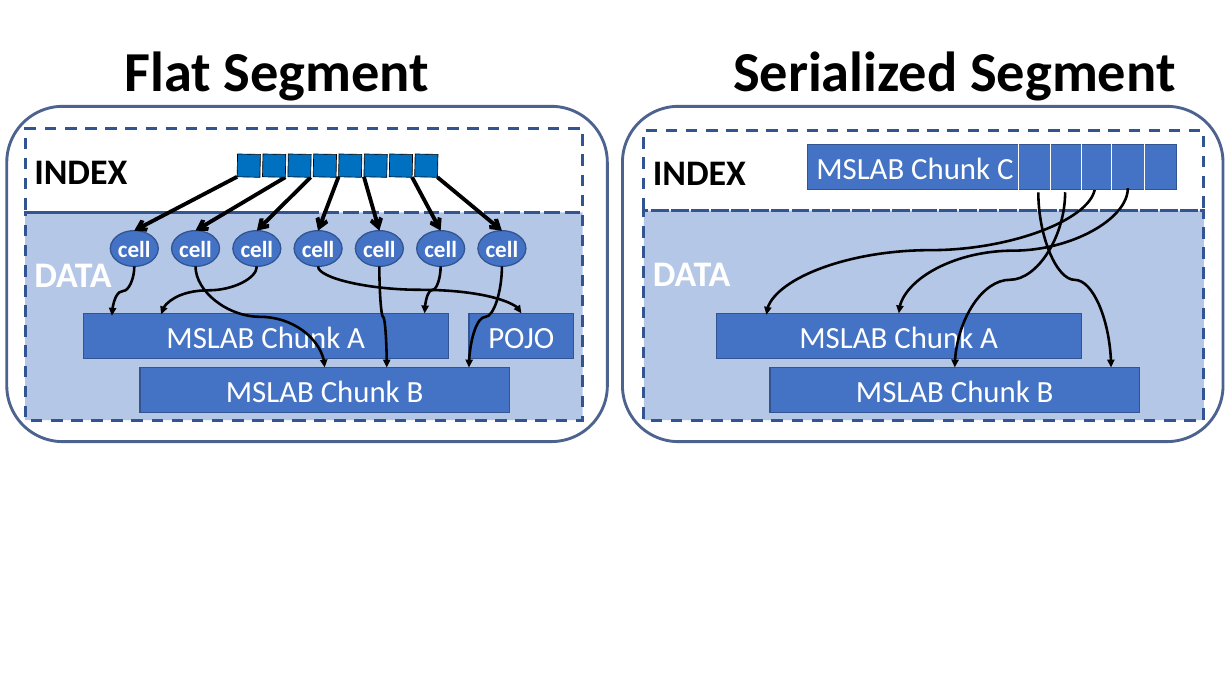
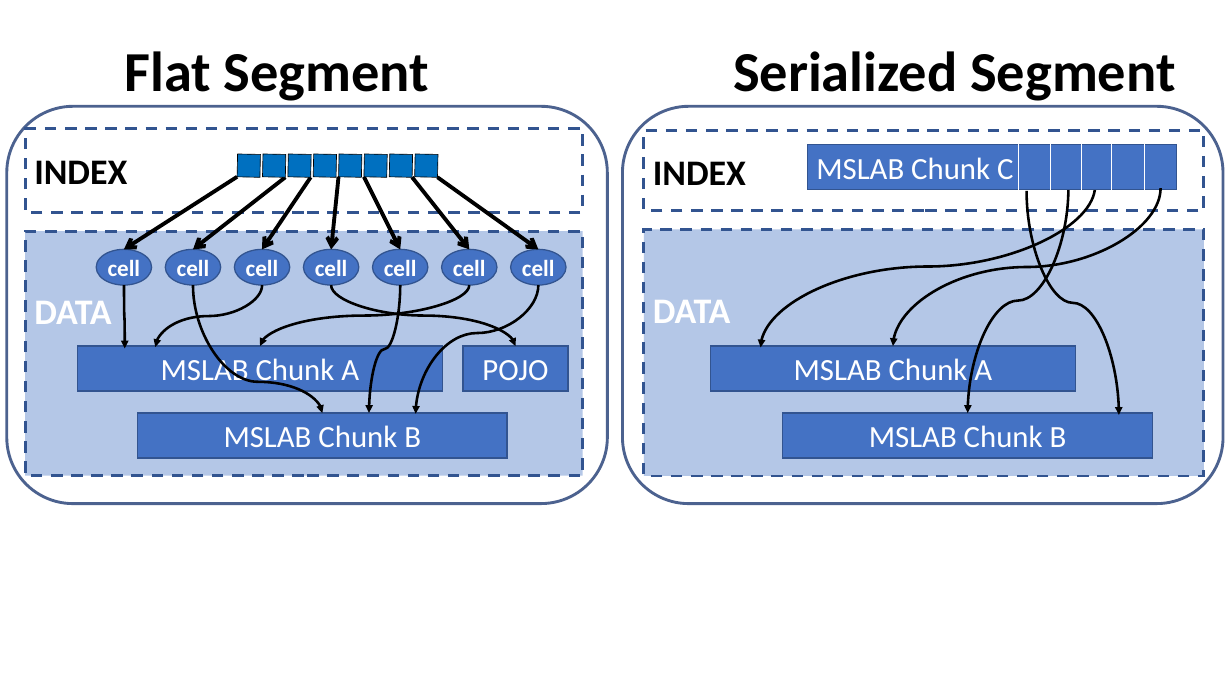
Before and after one commit to iditkeidar/Accordion, a slide deck: slide 2 of VLDB2018/flattening.pptx. Drawn at 1232x693 pixels with LibreOffice and Linux fonts; fonts in the diff are those of the drawing. Boxes give left, top, right and bottom in pixels: in the first picture for what was removed or moved away, otherwise in the second. Text is boxed around its words. In the diff, an @@ line names an element or a change of style, - is before the commit and + after.

```diff
--- a/VLDB2018/flattening.pptx
+++ b/VLDB2018/flattening.pptx
@@ rounded rectangle: place and size @@
-rounded rectangle at box(6, 106, 607, 442)
+rounded rectangle at box(6, 106, 607, 504)
@@ rounded rectangle: place and size @@
-rounded rectangle at box(623, 106, 1224, 442)
+rounded rectangle at box(623, 106, 1224, 504)
@@ arrow moved from (238, 177) - (134, 231) to (238, 177) - (124, 250) @@
@@ arrow moved from (286, 177) - (196, 231) to (286, 177) - (193, 250) @@
@@ arrow moved from (311, 177) - (257, 231) to (311, 177) - (262, 250) @@
@@ arrow moved from (338, 177) - (318, 231) to (338, 177) - (331, 250) @@
@@ arrow moved from (364, 177) - (380, 231) to (364, 177) - (400, 250) @@
@@ arrow moved from (412, 177) - (441, 231) to (412, 177) - (470, 250) @@
@@ arrow moved from (437, 177) - (502, 231) to (437, 177) - (539, 250) @@
@@ curved arrow moved from (1095, 186) - (766, 315) to (1095, 186) - (761, 348) @@
@@ curved arrow moved from (1128, 189) - (899, 313) to (1161, 189) - (893, 346) @@
@@ curved arrow moved from (1066, 192) - (955, 368) to (1068, 189) - (968, 413) @@
@@ curved arrow moved from (1039, 192) - (1112, 368) to (1027, 191) - (1119, 415) @@
@@ rectangle "DATA": place and size @@
-rectangle "DATA" at box(25, 213, 582, 421)
+rectangle "DATA" at box(25, 231, 582, 476)
@@ rectangle "DATA": place and size @@
-rectangle "DATA" at box(644, 211, 1204, 421)
+rectangle "DATA" at box(644, 229, 1204, 476)
@@ ellipse "cell": place and size @@
-ellipse "cell" at box(110, 231, 158, 267)
+ellipse "cell" at box(96, 250, 152, 286)
@@ ellipse "cell": place and size @@
-ellipse "cell" at box(172, 231, 220, 267)
+ellipse "cell" at box(165, 250, 221, 286)
@@ ellipse "cell": place and size @@
-ellipse "cell" at box(233, 231, 281, 267)
+ellipse "cell" at box(235, 250, 290, 286)
@@ ellipse "cell": place and size @@
-ellipse "cell" at box(294, 231, 342, 267)
+ellipse "cell" at box(303, 250, 359, 286)
@@ ellipse "cell": place and size @@
-ellipse "cell" at box(356, 231, 404, 267)
+ellipse "cell" at box(372, 250, 428, 286)
@@ ellipse "cell": place and size @@
-ellipse "cell" at box(417, 231, 465, 267)
+ellipse "cell" at box(442, 250, 497, 286)
@@ ellipse "cell": place and size @@
-ellipse "cell" at box(478, 231, 526, 267)
+ellipse "cell" at box(511, 250, 567, 286)
@@ curved arrow moved from (134, 266) - (112, 316) to (124, 286) - (125, 348) @@
@@ curved arrow moved from (257, 266) - (161, 314) to (262, 286) - (155, 348) @@
@@ curved arrow moved from (196, 266) - (324, 368) to (193, 286) - (323, 413) @@
@@ curved arrow moved from (441, 266) - (425, 313) to (470, 286) - (260, 346) @@
@@ curved arrow moved from (318, 266) - (521, 313) to (331, 286) - (516, 346) @@
@@ curved arrow moved from (380, 266) - (387, 368) to (400, 286) - (369, 413) @@
@@ curved arrow moved from (502, 266) - (470, 368) to (539, 286) - (416, 414) @@
@@ 3 rectangles: place and size @@
-3 rectangles at box(83, 313, 1081, 359)
+3 rectangles at box(78, 346, 1076, 391)
@@ rectangle "MSLAB Chunk B": place and size @@
-rectangle "MSLAB Chunk B" at box(140, 368, 509, 413)
+rectangle "MSLAB Chunk B" at box(138, 413, 507, 458)
@@ rectangle "MSLAB Chunk B": place and size @@
-rectangle "MSLAB Chunk B" at box(770, 368, 1140, 413)
+rectangle "MSLAB Chunk B" at box(783, 413, 1153, 458)
```
Also in this commit, not shown: 1 other slide changed, 6 other files.
